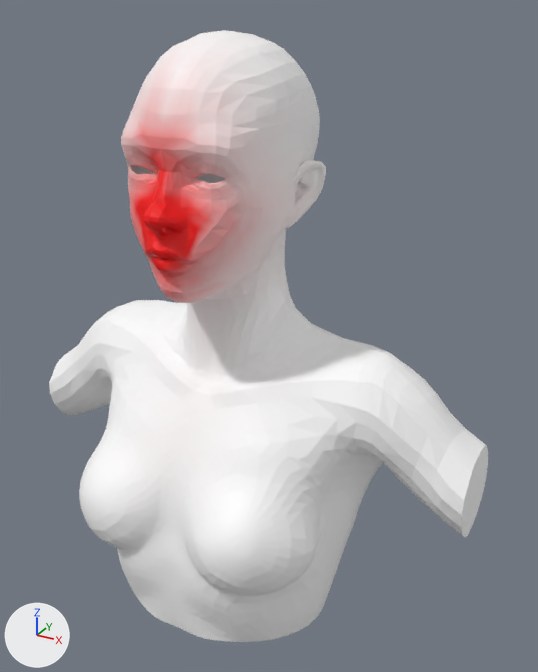
Two versions of the glTF model dotplot-website/public/model.glb, one commit apart.
Before and after are seen from a camera (50 mm lens) standing at (0.394, -0.55, 0.628) and looking at (0.054, 0.069, 0.319). The lights are fixed; the arrows at lower left show +X, +Y and +Z. Where no turn or scale is listed for an object, it has been applied to the vertices.

Objects in the first picture: 'geometry_0'.
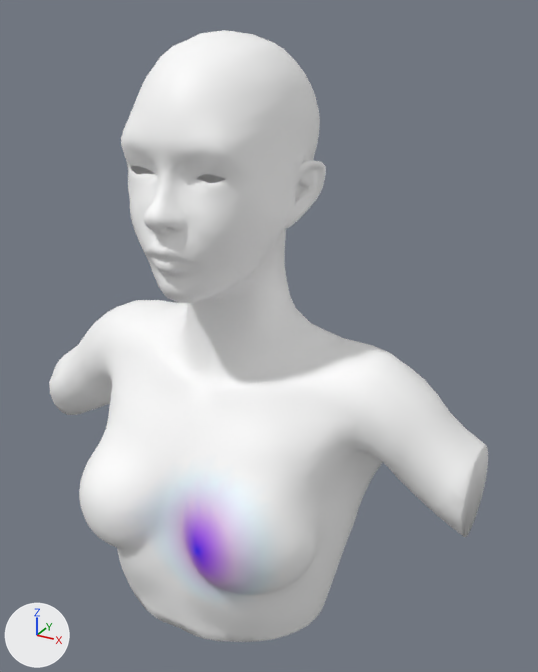
Pixel boxes (x1, y1, x2, y2) of what changed, in the pictures (538 x 672 px):
part 1 of me_geometry_0, recoloured: (49, 30, 488, 642) in both
part 2 of me_geometry_0, recoloured (red to white): (132, 148, 211, 286) in both
part 3 of me_geometry_0, recoloured (pink to white): (121, 87, 259, 303) in both

The change in detail:
me_geometry_0 has 4465 vertices, 8892 faces and spans x -0.255..0.274, y -0.09..0.173, z 0.016..0.61.
me_geometry_0 is used by ob_geometry_0; location (0.0, 0.0, 0.0).
me_geometry_0 part 1: 7230 faces centred in x -0.255..0.274, y -0.09..0.172, z 0.016..0.609 are repainted in the vertex colours; the middle colour goes from white #ffffff to white #ffffff.
me_geometry_0 part 2: 922 faces centred in x -0.028..0.05, y -0.063..-0.028, z 0.404..0.519 are repainted in the vertex colours; the middle colour goes from red #ff0000 to white #ffffff.
me_geometry_0 part 3: 740 faces centred in x -0.055..0.078, y -0.041..0.009, z 0.38..0.562 are repainted in the vertex colours; the middle colour goes from pink #ffb9b9 to white #ffffff.
